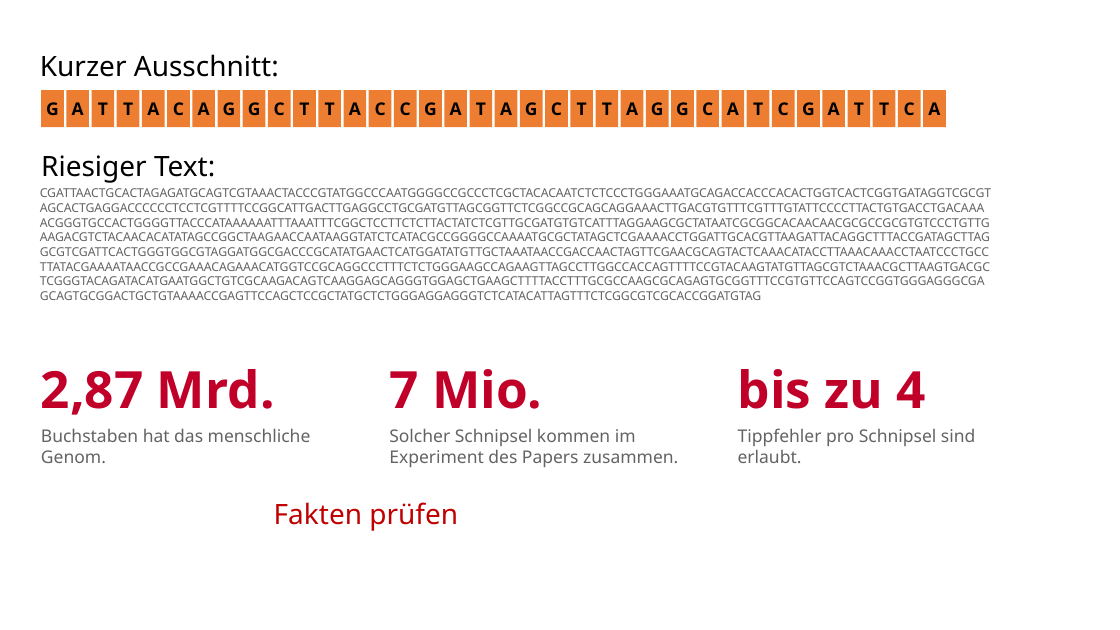
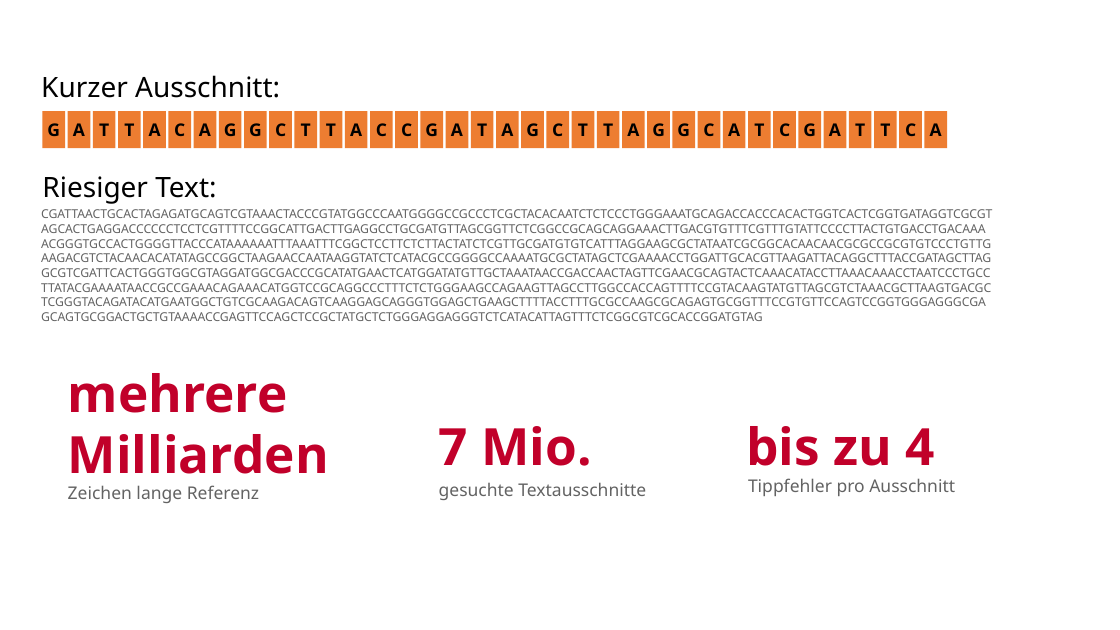
Before and after one commit to mawehl/BigData, a slide deck: slide 2 of CloudBurst_Wehle.pptx. Drawn at 1120x630 pixels with LibreOffice and Linux fonts; fonts in the diff are those of the drawing; background and template pictures are left out. Boxes give left, top, right and bottom in pixels: in the first picture for what was removed or moved away, otherwise in the second. Text is boxed around its words. In the diff, an @@ line names an element or a change of style, - is before the commit and + after.

```diff
--- a/CloudBurst_Wehle.pptx
+++ b/CloudBurst_Wehle.pptx
@@ 36 rectangles, 3 texts: place and size @@
-36 rectangles, 3 texts at <box>39,54,991,316</box>
+36 rectangles, 3 texts at <box>41,75,993,337</box>
@@ text removed at <box>41,369,275,415</box> @@
-2,87 Mrd.
@@ text added at <box>68,373,329,487</box>, 44 pt, text #C1002A, bold @@
+mehrere Milliarden
@@ text "7 Mio.": place and size @@
-text "7 Mio." at <box>389,369,542,409</box>
+text "7 Mio." at <box>439,426,591,466</box>
@@ text "bis zu 4" rewrapped from <box>738,369,926,409</box> to <box>746,426,934,479</box> @@
@@ text removed at <box>41,428,311,463</box> @@
-Buchstaben hat das menschliche Genom.
@@ text at <box>748,478,955,496</box>: text changed @@
-Tippfehler pro Schnipsel sind erlaubt.
+Tippfehler pro Ausschnitt
@@ text added at <box>68,485,259,503</box>, 15 pt, text #636363 @@
+Zeichen lange Referenz
@@ text removed at <box>274,502,458,531</box> @@
-Fakten prüfen
@@ text at <box>439,482,646,500</box>: text changed @@
-Solcher Schnipsel kommen im Experiment des Papers zusammen.
+gesuchte Textausschnitte
```
Also in this commit, not shown: 11 other slides changed, 3 slides added.
